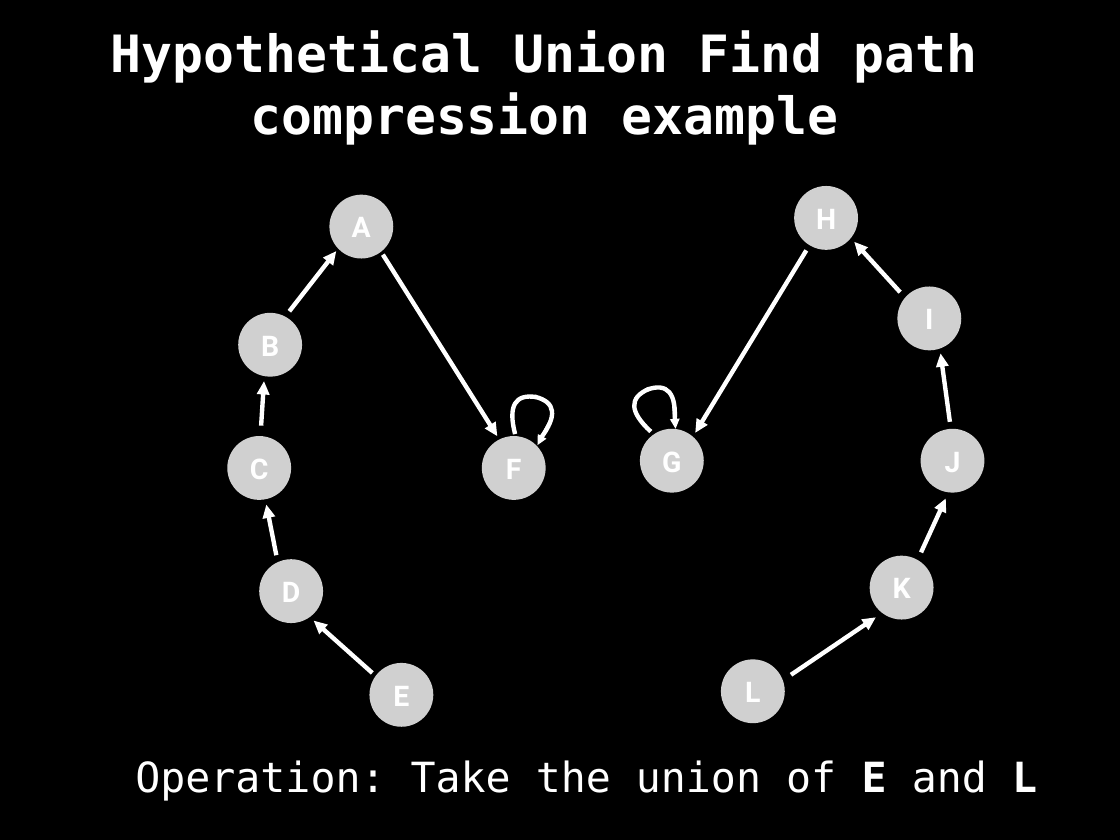
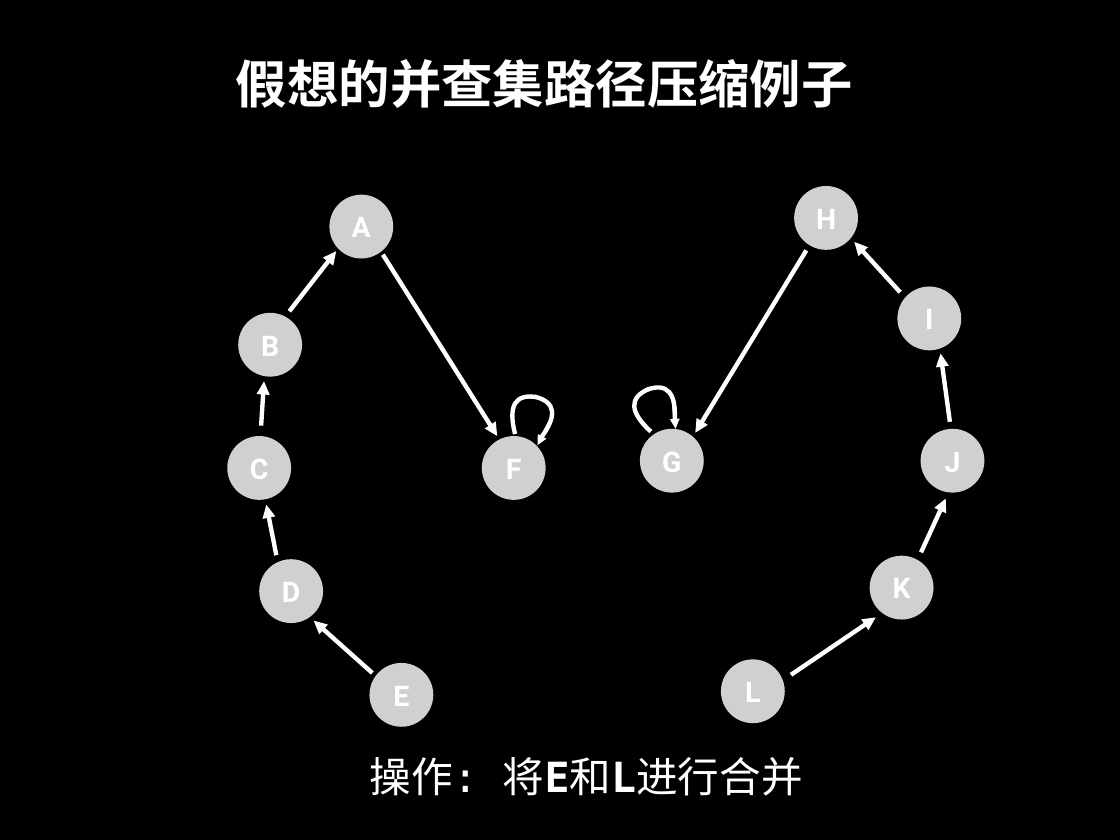
Before and after one commit to spring2go/Algorithms, a slide deck: slide 100 of slides/datastructures/unionfind/UnionFind.pptx. Drawn at 1120x840 pixels with LibreOffice and Linux fonts; fonts in the diff are those of the drawing; grey boxes stand for pictures. Boxes give left, top, right and bottom in pixels: in the first picture for what was removed or moved away, otherwise in the second. Text is boxed around its words. In the diff, an @@ line names an element or a change of style, - is before the commit and + after.

```diff
--- a/slides/datastructures/unionfind/UnionFind.pptx
+++ b/slides/datastructures/unionfind/UnionFind.pptx
@@ text at bbox=[236, 59, 853, 108]: text changed @@
-Hypothetical Union Find path compression example
+假想的并查集路径压缩例子
@@ text at bbox=[370, 757, 803, 796]: text changed @@
-Operation: Take the union of E and L
+操作: 将E和L进行合并
```
Also in this commit, not shown: 49 other slides changed, 1 slide added, 1 slide removed.
